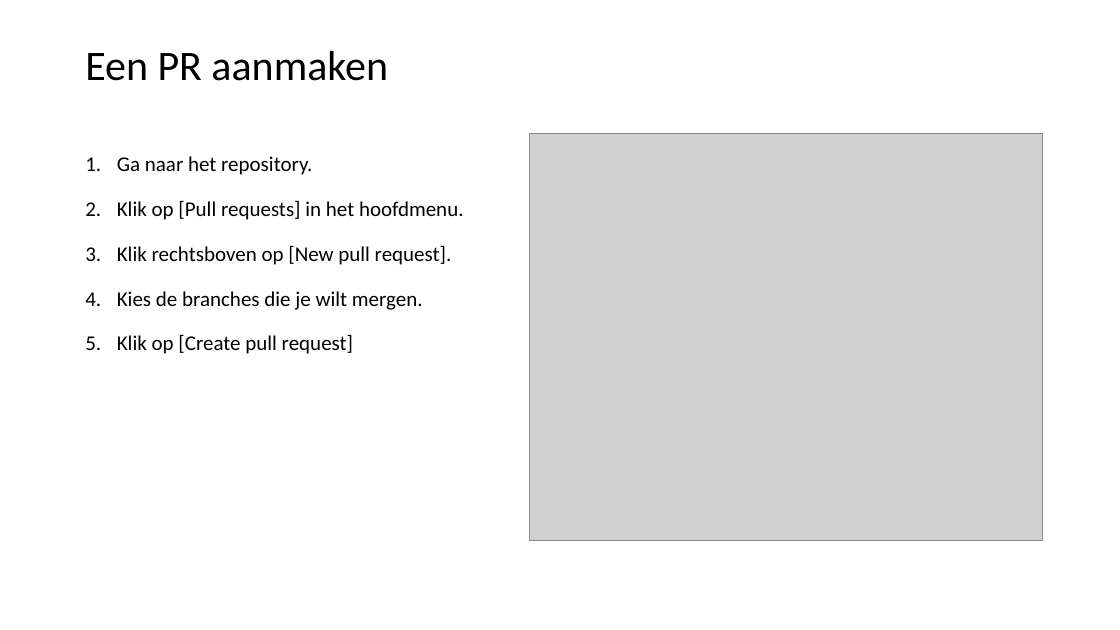
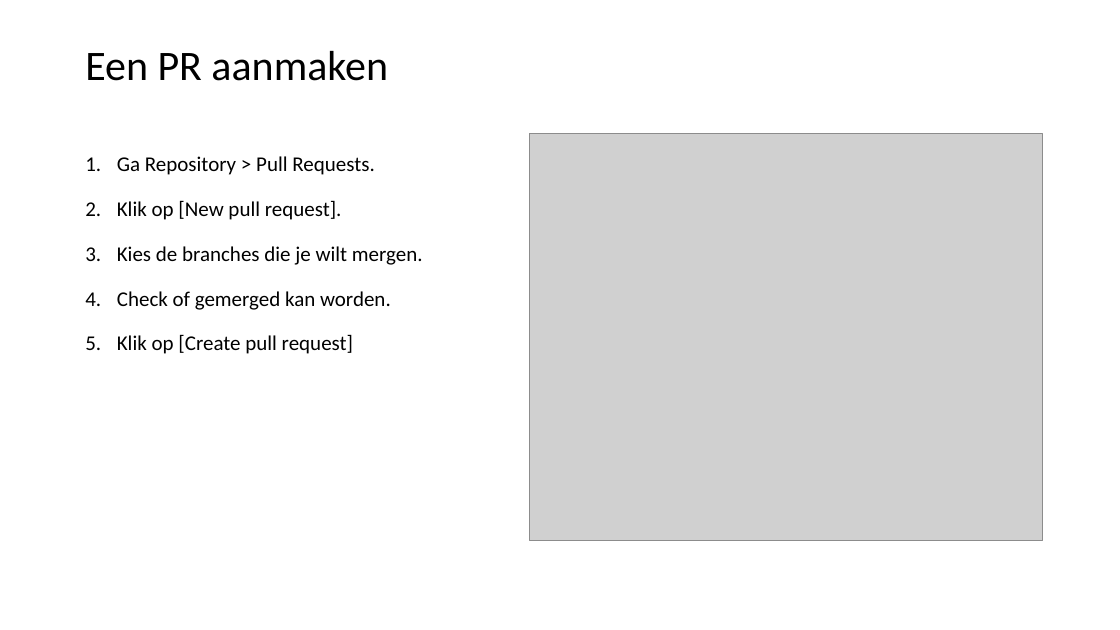
Before and after one commit to LFKoning/git-cursus, a slide deck: slide 22 of 2_collaboration/git_collaboration.pptx. Drawn at 1120x630 pixels with LibreOffice and Linux fonts; fonts in the diff are those of the drawing; grey boxes stand for pictures. Boxes give left, top, right and bottom in pixels: in the first picture for what was removed or moved away, otherwise in the second. Text is boxed around its words. In the diff, an @@ line names an element or a change of style, - is before the commit and + after.

```diff
--- a/2_collaboration/git_collaboration.pptx
+++ b/2_collaboration/git_collaboration.pptx
@@ text at [117,156,374,220]: text changed @@
-1. Ga naar het repository.
-2. Klik op [Pull requests] in het hoofdmenu.
-3. Klik rechtsboven op [New pull request].
+1. Ga Repository > Pull Requests.
+2. Klik op [New pull request].
@@ text at [117,291,391,310]: paragraph added @@
+4. Check of gemerged kan worden.
```
Also in this commit, not shown: 17 other slides changed.
